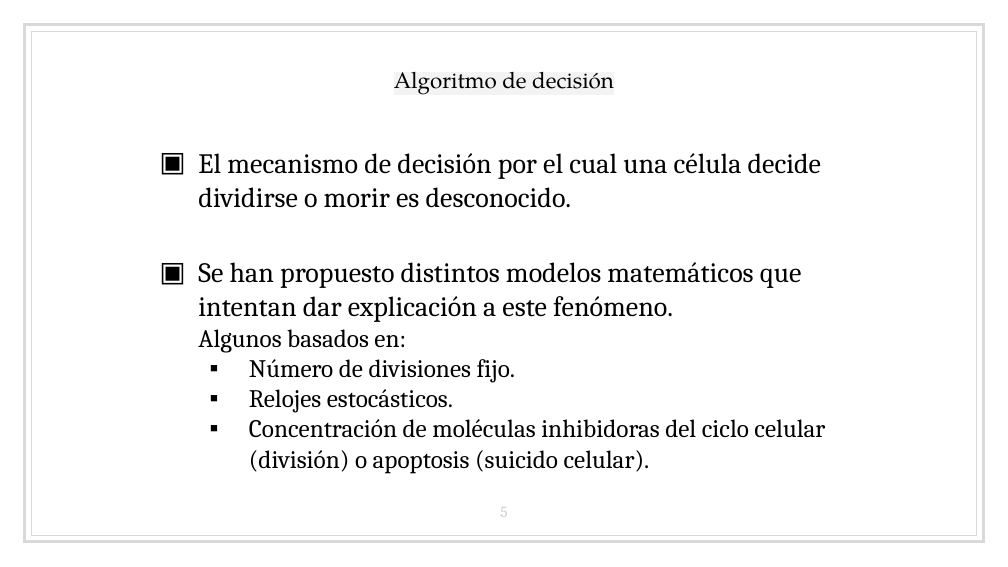
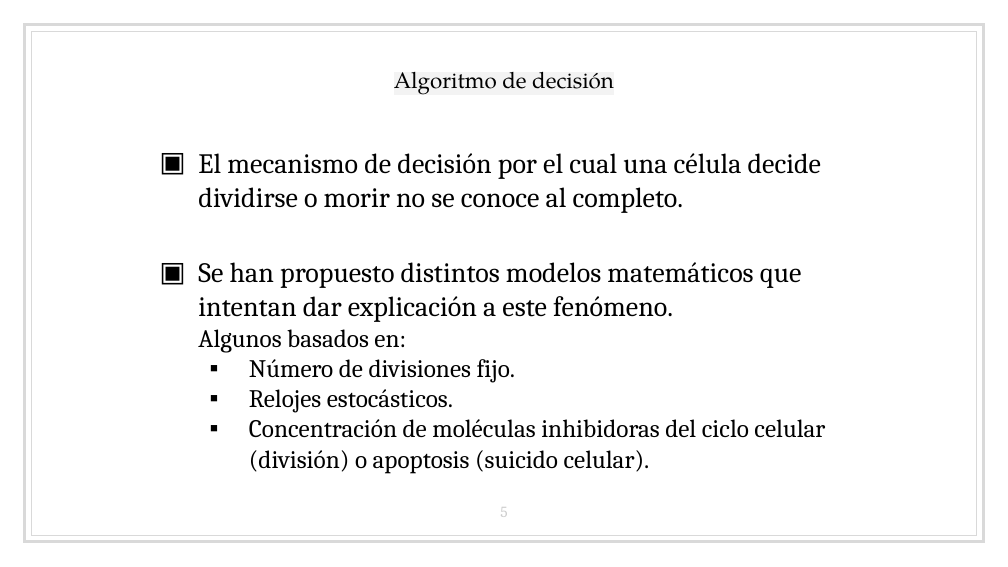
Before and after one commit to bserranoanton/TFG-mates, a slide deck: slide 5 of Defensa/transparenciasDefensa.pptx. Drawn at 1008x567 pixels with LibreOffice and Linux fonts; fonts in the diff are those of the drawing. Boxes give left, top, right and bottom in pixels: in the first picture for what was removed or moved away, otherwise in the second. Text is boxed around its words. In the diff, an @@ line names an element or a change of style, - is before the commit and + after.

```diff
--- a/Defensa/transparenciasDefensa.pptx
+++ b/Defensa/transparenciasDefensa.pptx
@@ text at (x1=198, y1=153, x2=821, y2=213): text changed @@
-▣ El mecanismo de decisión por el cual una célula decide dividirse o morir es desconocido.
+▣ El mecanismo de decisión por el cual una célula decide dividirse o morir no se conoce al completo.
```
Also in this commit, not shown: 1 other slide changed.
